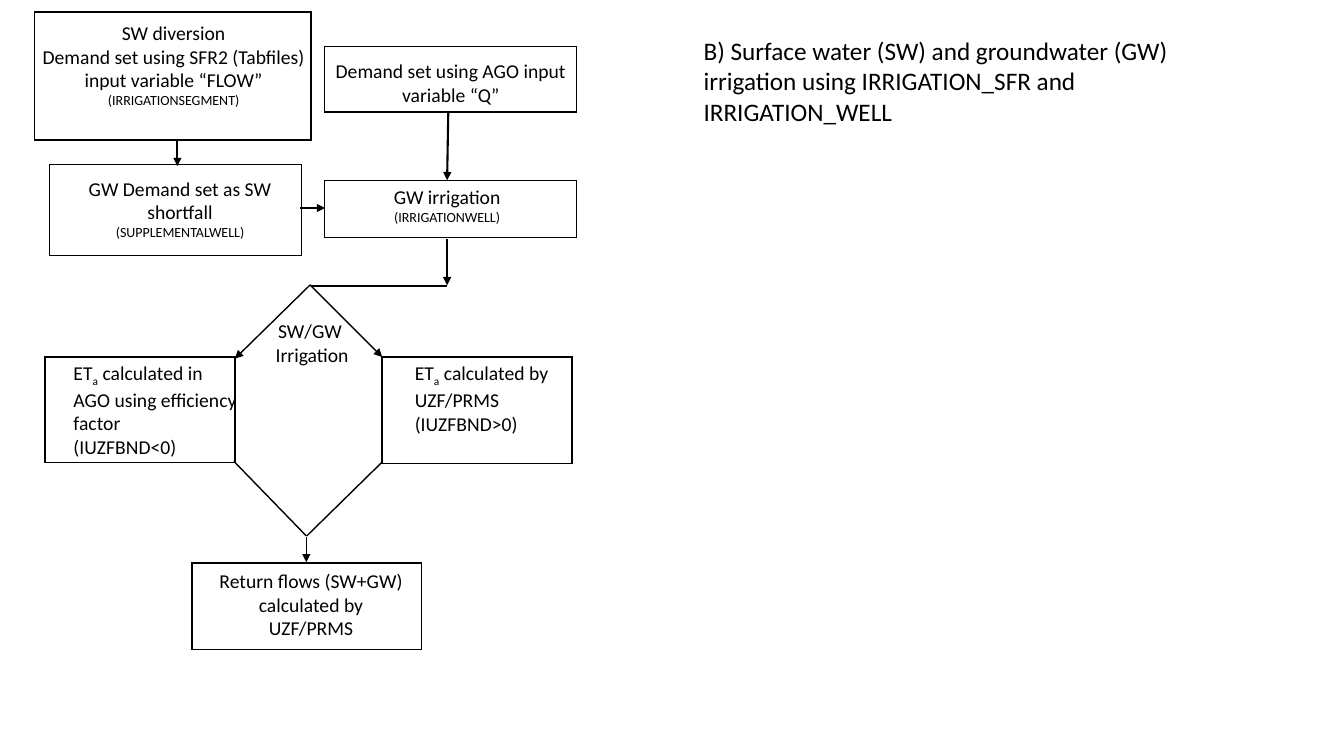
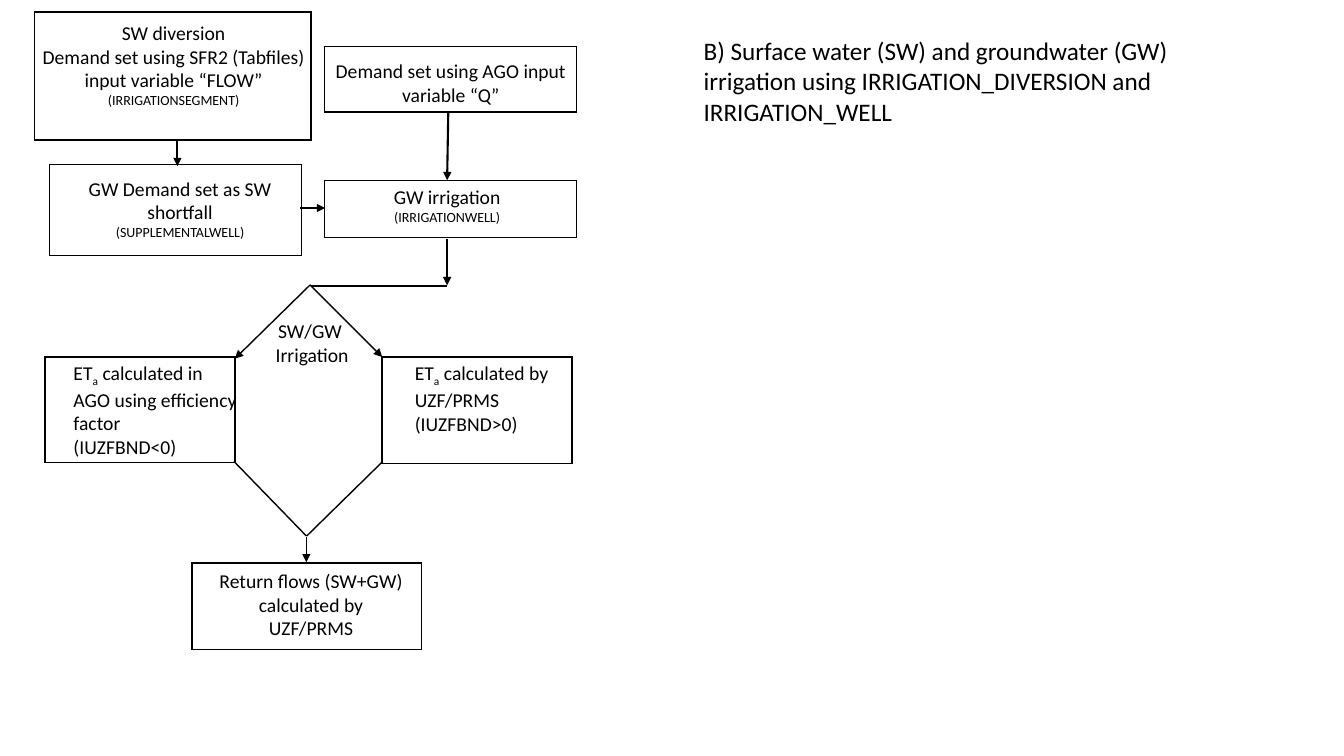
Before and after one commit to rniswon/mfnwt, a slide deck: slide 3 of Examples/AgWaterUse/doc/Options.pptx. Drawn at 1344x756 pixels with LibreOffice and Linux fonts; fonts in the diff are those of the drawing. Boxes give left, top, right and bottom in pixels: in the first picture for what was removed or moved away, otherwise in the second. Text is boxed around its words. In the diff, an @@ line names an element or a change of style, - is before the commit and + after.

```diff
--- a/Examples/AgWaterUse/doc/Options.pptx
+++ b/Examples/AgWaterUse/doc/Options.pptx
@@ text at (704, 41, 1167, 125): text changed @@
-B) Surface water (SW) and groundwater (GW) irrigation using IRRIGATION_SFR and IRRIGATION_WELL
+B) Surface water (SW) and groundwater (GW) irrigation using IRRIGATION_DIVERSION and IRRIGATION_WELL
```
Also in this commit, not shown: 1 other slide changed, 1 other file.
